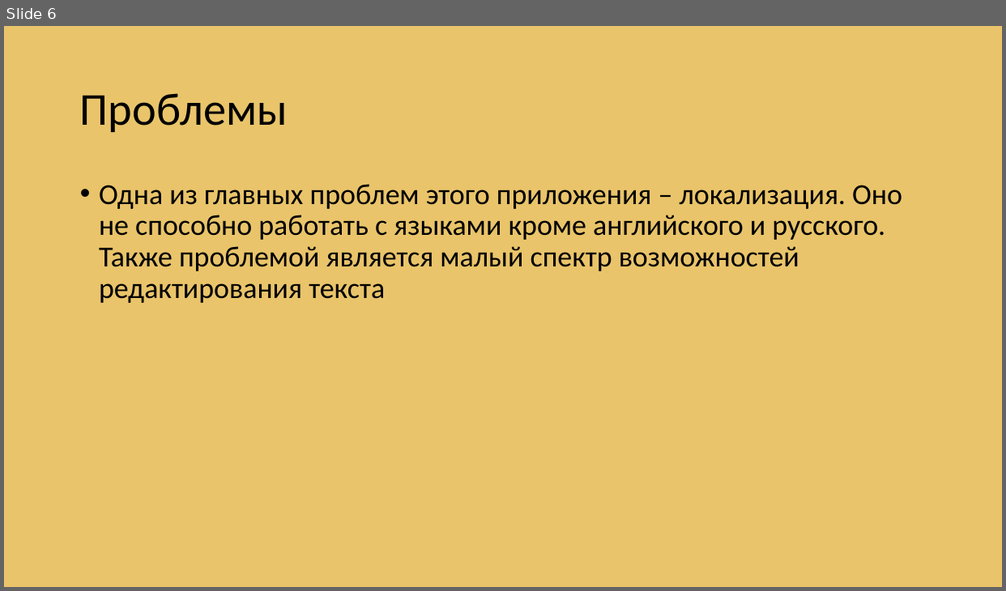
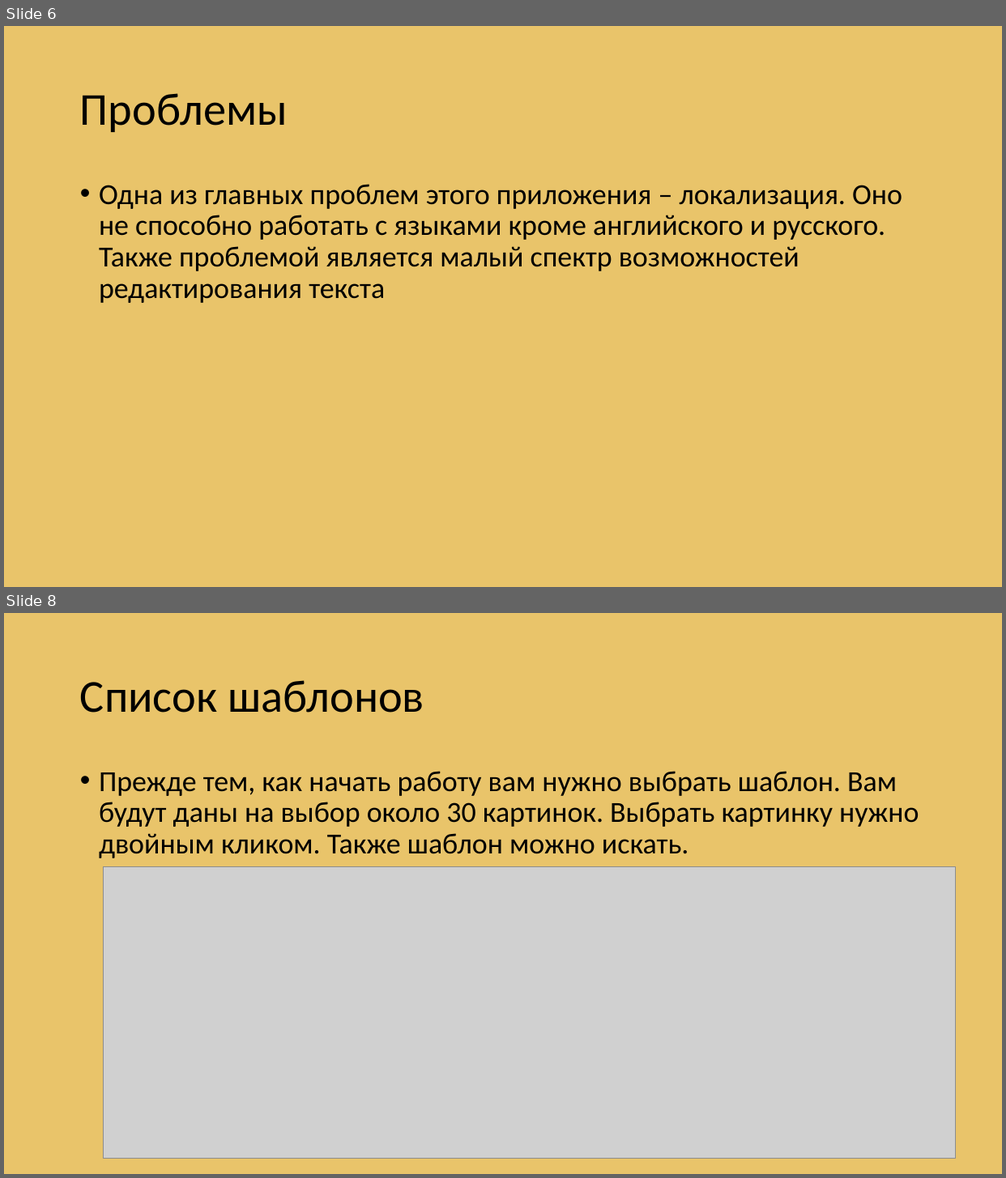
Before and after one commit to Albertlll/Mem_generator, a slide deck: презентация.pptx. Shown one above the other, each under a label of ours: slide 6 before the commit, slides 6 and 8 after it; the slides between them are not shown. The pictures are 1006x591 and 1006x1178 pixels, drawn with LibreOffice and Linux fonts; fonts in the diff are those of the drawing; grey boxes stand for pictures. Boxes give left, top, right and bottom in pixels: in the first picture for what was removed or moved away, otherwise in the second. Text is boxed around its words. In the diff, an @@ line names an element or a change of style, - is before the commit and + after.

```diff
--- a/презентация.pptx
+++ b/презентация.pptx
@@ slide 8 added at <box>4,613,1002,1174</box>, background #E9C46A @@
@@ title added at <box>80,680,424,713</box>, 44 pt, text #000000 @@
+Список шаблонов
@@ text added at <box>99,771,918,858</box>, 28 pt, text #000000 @@
+• Прежде тем, как начать работу вам нужно выбрать шаблон. Вам будут даны на выбор около 30 картинок. Выбрать картинку нужно двойным кликом. Также шаблон можно искать.
@@ picture added at <box>103,867,956,1159</box> @@
```
Also in this commit, not shown: 6 other slides added.
